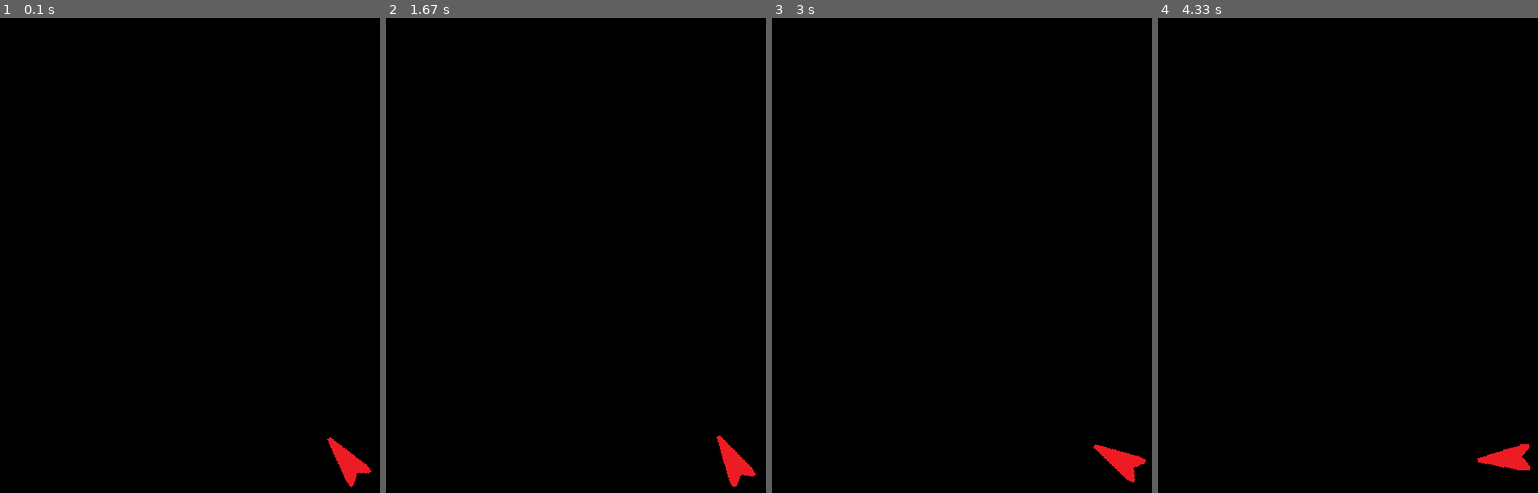
Above: before the commit, frames 1-4 (left to right).
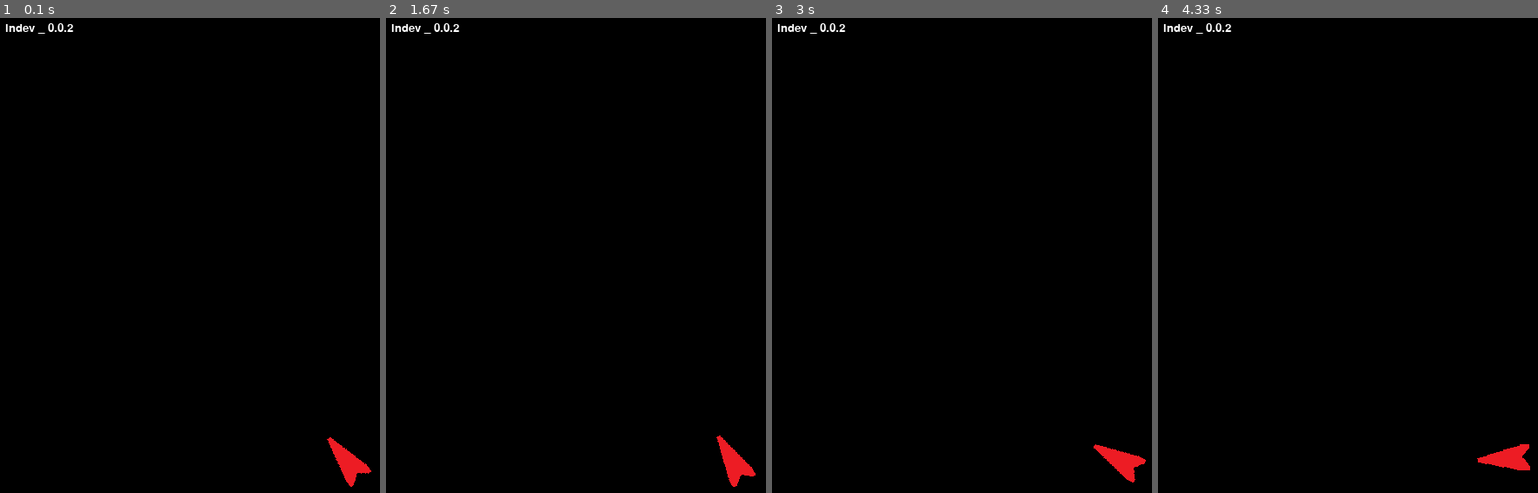
Above: after the commit, the same moments.

Repository: nika-jobava481/zuma-pygame
Game: pygame game, started from main.py
Same seed, same stepped clock (60 frames per second), same inputs: the game is played once before the commit and once after it.
Inputs (mouse positions are in pixels of both pictures, inside the frame that each line leads up to):
- Up to frame 1 (0.1 s): no input
- Up to frame 2 (1.67 s): click (731, 274) at 0.38 s; click (outside the picture) at 0.72 s; click (outside the picture) at 1.05 s; click (564, 170) at 1.38 s
- Up to frame 3 (3 s): click (1117, 341) at 1.72 s; click (1019, 165) at 2.05 s; click (outside the picture) at 2.38 s; click (889, 326) at 2.72 s
- Up to frame 4 (4.33 s): click (1298, 174) at 3.05 s; click (1336, 364) at 3.38 s; click (outside the picture) at 3.72 s; click (1291, 469) at 4.05 s

The runs differ from the first frame. In frame 1, 0.2% of the frame differs, in the area x 1-20%, y 1-4%; in frame 2, 0.2%; in frame 3, 0.2%; in frame 4, 0.2%.

Commit message:
update: added version

Diff:
--- a/main.py
+++ b/main.py
@@ -21,12 +21,16 @@
 shooter['x'] = (WIDTH - shooter['width']) // 2
 shooter['y'] = HEIGHT - shooter['height'] * 2
 
+
 # Create the game window
 screen = pygame.display.set_mode((WIDTH, HEIGHT))
 pygame.display.set_caption(TITLE)
 
 # Set up the game clock
 clock = pygame.time.Clock()
+
+# Font for displaying text
+font = pygame.font.Font(None, 20)
 
 # draw shooter object
 def draw_shooter(screen, shooter, angle):
@@ -38,7 +42,7 @@
 def calculate_angle(shooter, mouse_pos):
     dx = mouse_pos[0] - (shooter['x'] + shooter['width'] // 2)
     dy = mouse_pos[1] - (shooter['y'] + shooter['height'] // 2)
-    return math.degrees(math.atan2(dx, dy))+180
+    return math.degrees(math.atan2(dx, dy)) + 180
 
 # Main game loop
 running = True
@@ -52,7 +56,7 @@
 
     # Draw
     # Clear the screen
-    screen.fill((0, 0, 0))  # Fill with a white background color, adjust as needed
+    screen.fill((0, 0, 0))  # Fill with a black background color, adjust as needed
 
     # Get the mouse position
     mouse_pos = pygame.mouse.get_pos()
@@ -63,6 +67,10 @@
     # Call the draw_shooter function with the calculated angle
     draw_shooter(screen, shooter, deg)
 
+    # Display the game version at the top-left corner
+    version_text = font.render(GAME_VERSION, True, (255, 255, 255))
+    screen.blit(version_text, (10, 10))
+
     # Refresh the display
     pygame.display.flip()
 
--- a/settings.py
+++ b/settings.py
@@ -1,5 +1,7 @@
-TITLE = "Zuma by nika jobava"
+TITLE = "Zuma by Nika Jobava"
 
 WIDTH = 800
 HEIGHT = 600
 FPS = 60
+
+GAME_VERSION='indev _ 0.0.2'
